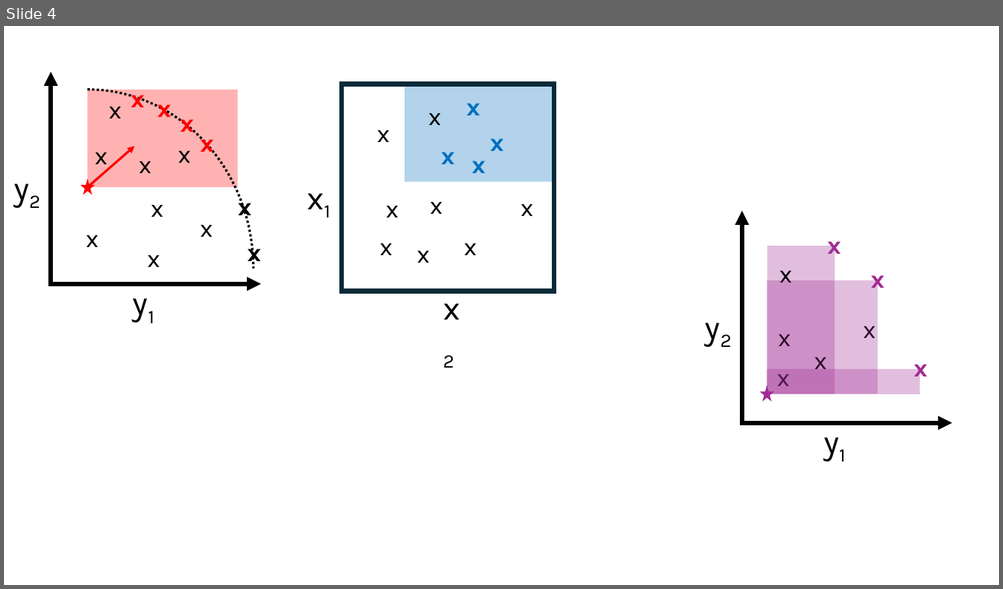
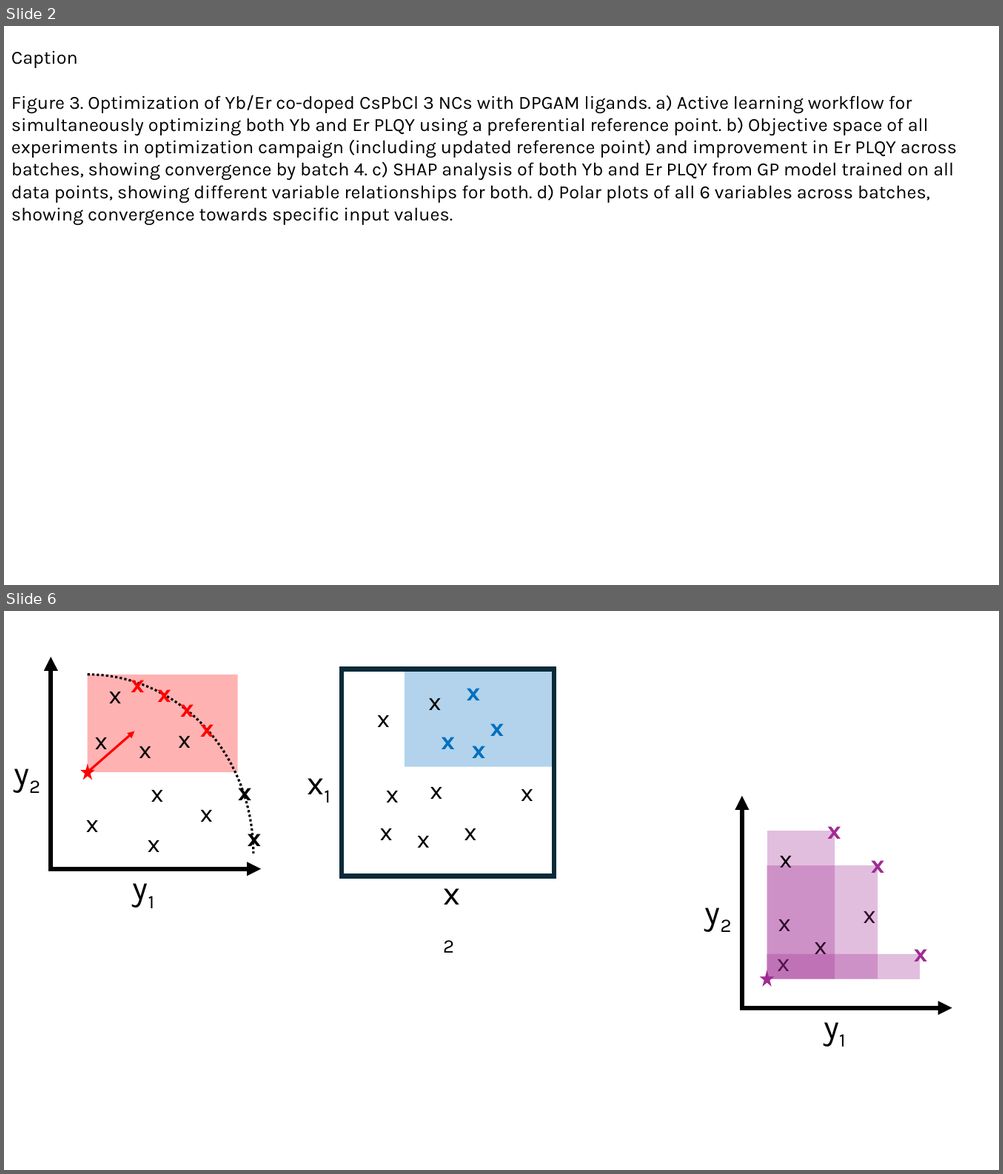
Before and after one commit to andrelowky/Optimization-of-Yb-Er-co-doped-CsPbCl3-NCs-with-DGPAM-ligands, a slide deck: codoping fig 3.pptx. Shown one above the other, each under a label of ours: slide 4 before the commit, slides 2 and 6 after it; the slides between them are not shown. The pictures are 1003x589 and 1003x1174 pixels, drawn with LibreOffice and Linux fonts; fonts in the diff are those of the drawing. Boxes give left, top, right and bottom in pixels: in the first picture for what was removed or moved away, otherwise in the second. Text is boxed around its words. In the diff, an @@ line names an element or a change of style, - is before the commit and + after.

```diff
--- a/codoping fig 3.pptx
+++ b/codoping fig 3.pptx
@@ slide 2 added at <box>4,26,999,585</box>, background #FFFFFF @@
@@ text added at <box>11,50,956,225</box>, 18 pt, text #000000 @@
+Caption
+Figure 3. Optimization of Yb/Er co-doped CsPbCl 3 NCs with DPGAM ligands. a) Active learning workﬂow for simultaneously optimizing both Yb and Er PLQY using a preferential reference point. b) Objective space of all experiments in optimization campaign (including updated reference point) and improvement in Er PLQY across batches, showing convergence by batch 4. c) SHAP analysis of both Yb and Er PLQY from GP model trained on all data points, showing different variable relationships for both. d) Polar plots of all 6 variables across batches, showing convergence towards specific input values.
@@ what was slide 4 is now slide 6 @@
```
Also in this commit, not shown: 2 slides changed, 2 other slides added, 1 slide removed.
